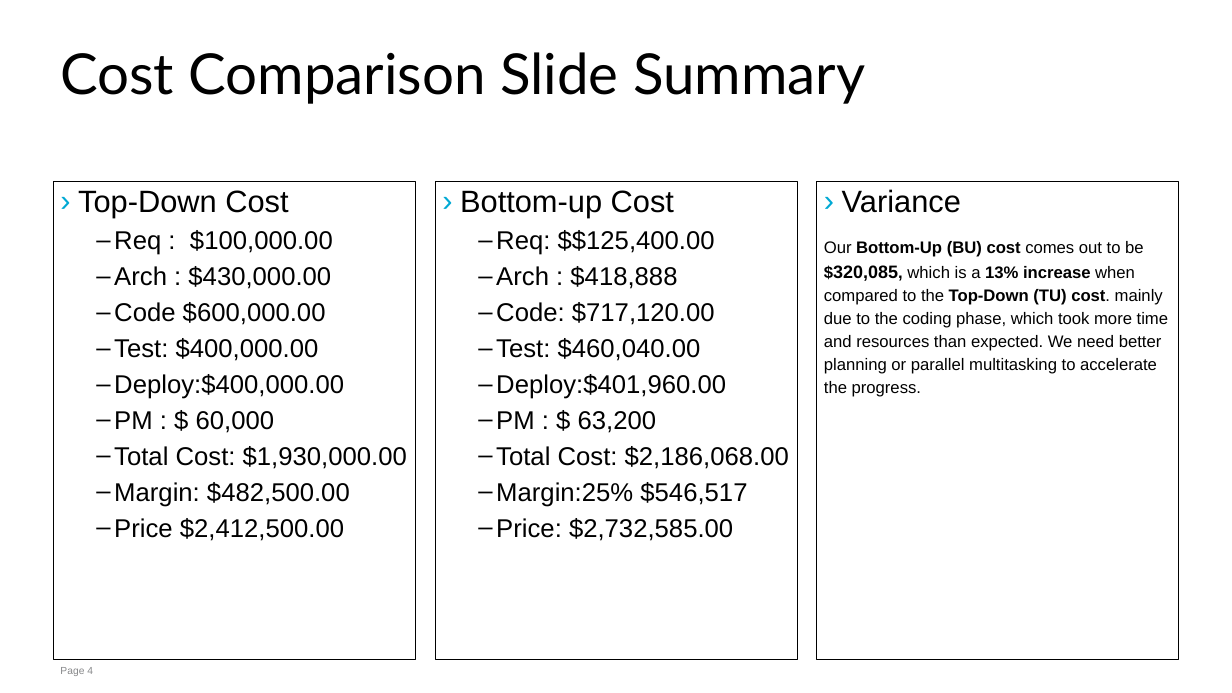
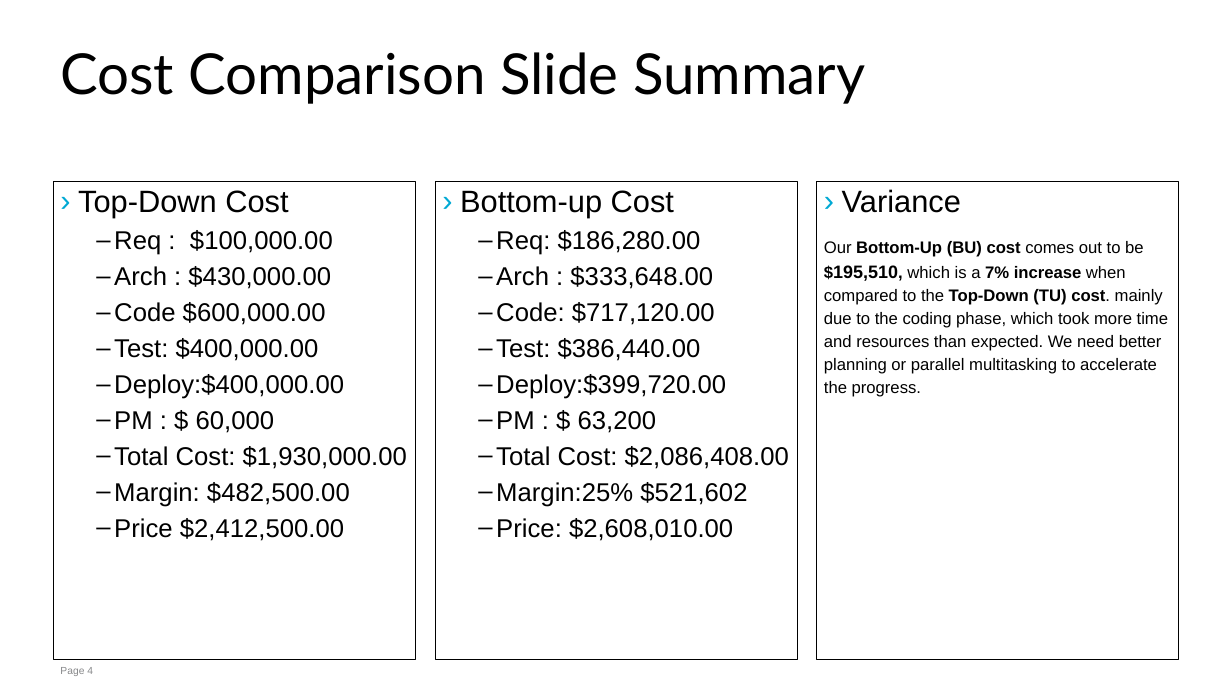
Before and after one commit to dkl520/cs7315_project, a slide deck: slide 4 of 4/group2 - pro4.pptx. Drawn at 1232x693 pixels with LibreOffice and Linux fonts; fonts in the diff are those of the drawing. Boxes give left, top, right and bottom in pixels: in the first picture for what was removed or moved away, otherwise in the second. Text is boxed around its words. In the diff, an @@ line names an element or a change of style, - is before the commit and + after.

```diff
--- a/4/group2 - pro4.pptx
+++ b/4/group2 - pro4.pptx
@@ text at (x1=496, y1=230, x2=713, y2=289): text changed @@
-  – Req: $$125,400.00
-  – Arch : $418,888
+  – Req: $186,280.00
+  – Arch : $333,648.00
@@ text at (x1=824, y1=241, x2=1168, y2=397): text changed @@
-Our Bottom-Up (BU) cost comes out to be $320,085, which is a 13% increase when compared to the Top-Down (TU) cost. mainly due to the coding phase, which took more time and resources than expected. We need better planning or parallel multitasking to accelerate the progress.
+Our Bottom-Up (BU) cost comes out to be $195,510, which is a 7% increase when compared to the Top-Down (TU) cost. mainly due to the coding phase, which took more time and resources than expected. We need better planning or parallel multitasking to accelerate the progress.
@@ text at (x1=496, y1=338, x2=726, y2=399): text changed @@
-  – Test: $460,040.00
-  – Deploy:$401,960.00
+  – Test: $386,440.00
+  – Deploy:$399,720.00
@@ text at (x1=496, y1=446, x2=789, y2=541): text changed @@
-  – Total Cost: $2,186,068.00
-  – Margin:25% $546,517
-  – Price: $2,732,585.00
+  – Total Cost: $2,086,408.00
+  – Margin:25% $521,602
+  – Price: $2,608,010.00
```
Also in this commit, not shown: 6 other slides changed, 6 slides removed, 1 other file.
